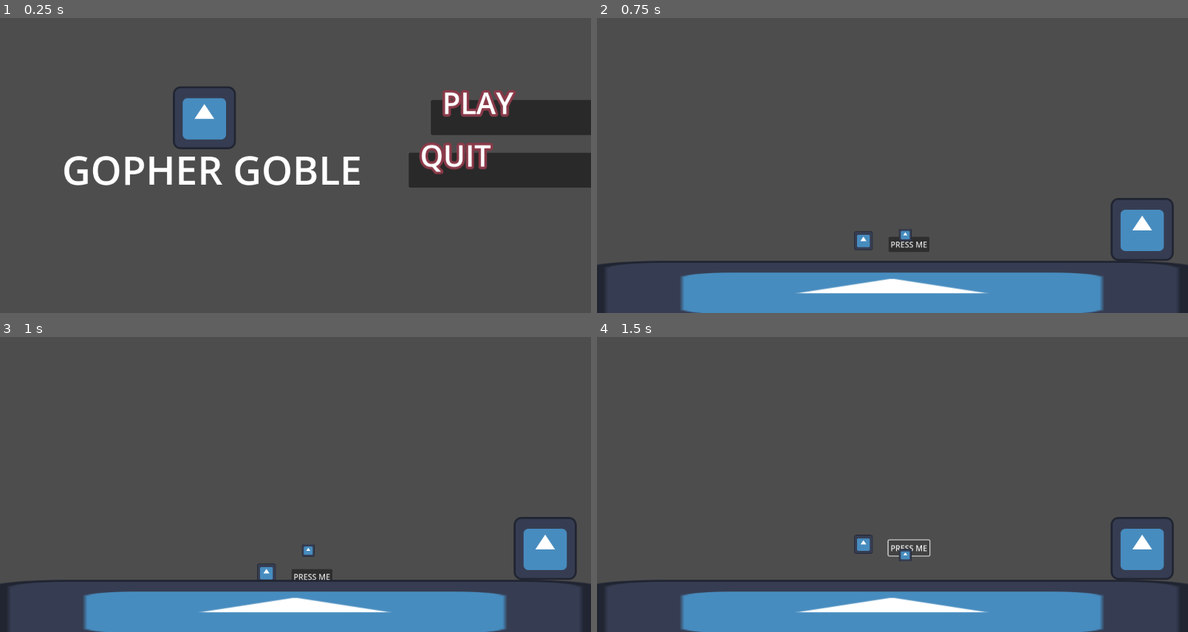
Above: before the commit, frames 1-4 (two rows, left to right).
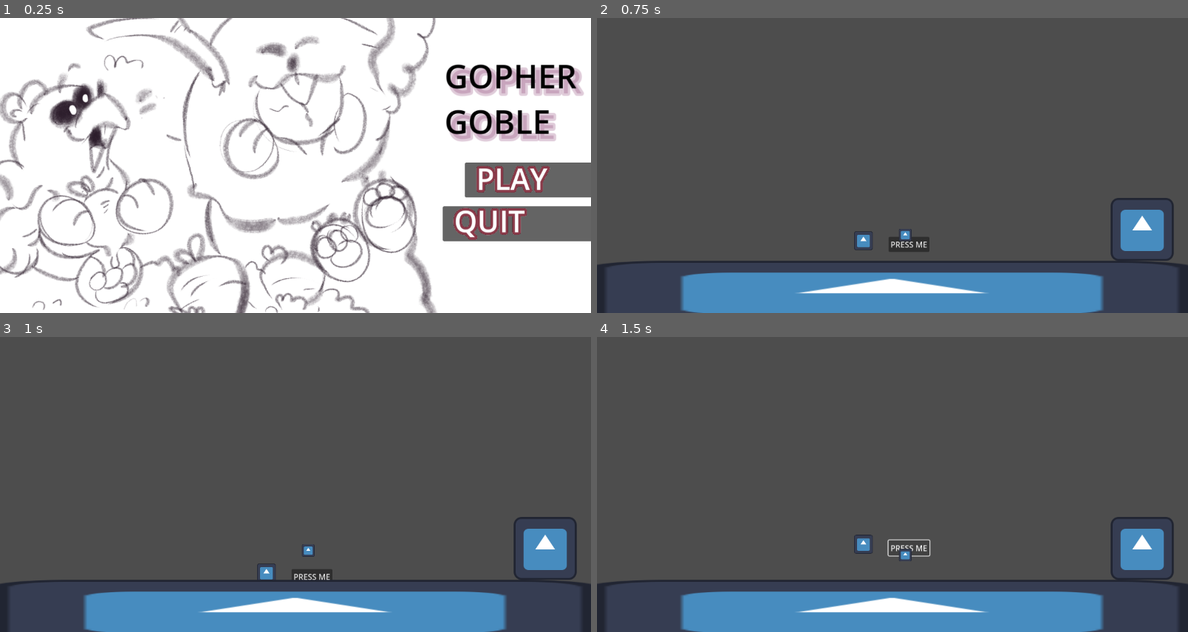
Above: after the commit, the same moments.

Repository: Kapioga/Gopher-Goble
Game: Godot game, scene res://Scenes/start_screen.tscn
The game is run twice, just before and just after one commit, with the same random seed, the same clock (stepped at 60 frames per second) and the same inputs. The engine's default icon, where the game draws it, is replaced by a stand-in: a white triangle on a blue panel in a dark square.
Inputs:
- Up to frame 1 (0.25 s): no input
- Up to frame 2 (0.75 s): click "PLAY" at 0.5 s
- Up to frame 3 (1 s): no input
- Up to frame 4 (1.5 s): click "PRESS ME" at 1.25 s

The runs differ from the first frame. In frame 1, 95% of the frame differs, in the area x 0-100%, y 0-100%; in frame 2, nothing differs; in frame 3, nothing differs; in frame 4, nothing differs.

Commit message:
Fixed node control issues

Diff:
--- a/Scenes/Game_Main.tscn
+++ b/Scenes/Game_Main.tscn
@@ -1,5 +1,6 @@
-[gd_scene load_steps=6 format=3 uid="uid://cu6ok5yyteb2j"]
+[gd_scene load_steps=7 format=3 uid="uid://cu6ok5yyteb2j"]
 
+[ext_resource type="Script" path="res://Scripts/Game_Main.gd" id="1_nodvi"]
 [ext_resource type="PackedScene" uid="uid://ba3pp6fceq343" path="res://Scenes/Player.tscn" id="2_rhvfy"]
 [ext_resource type="PackedScene" uid="uid://bnxg1bnc0uwse" path="res://Scenes/Vegetable.tscn" id="3_1isrd"]
 [ext_resource type="PackedScene" uid="uid://caqqaot1qaopc" path="res://Scenes/Platform.tscn" id="3_rcexr"]
@@ -7,6 +8,7 @@
 [ext_resource type="PackedScene" uid="uid://d3rjdb1ycdumj" path="res://temp_borders.tscn" id="5_prq3j"]
 
 [node name="GameMain" type="Node2D"]
+script = ExtResource("1_nodvi")
 
 [node name="Player" parent="." instance=ExtResource("2_rhvfy")]
 position = Vector2(541, 438)
--- a/Scenes/start_screen.gd
+++ b/Scenes/start_screen.gd
@@ -1,8 +1,25 @@
 extends Control
+
+#Variables
+@onready var animation_player = $Buttons/PlayButton/AnimationPlayer
+
+
+#PLAY Button
+func _on_play_button_mouse_entered():
+	animation_player.play("MenuWiggle")
+
+func _on_play_button_mouse_exited():
+	animation_player.stop()
+
+func _on_play_button_pressed():
+	get_tree().change_scene_to_file("res://Scenes/Game_Main.tscn")
+
+#QUIT Button
+func _on_quit_button_mouse_exited():
+	animation_player.stop()
 
 func _on_quit_button_pressed():
 	get_tree().quit()
 
-
-func _on_play_button_pressed():
-	get_tree().change_scene_to_file("res://Scenes/Game_Main.tscn")
+func _on_quit_button_mouse_entered():
+	animation_player.play("QuitButWiggle")
--- a/Scenes/start_screen.tscn
+++ b/Scenes/start_screen.tscn
@@ -1,15 +1,86 @@
-[gd_scene load_steps=5 format=3 uid="uid://gekie6itfhei"]
+[gd_scene load_steps=9 format=3 uid="uid://gekie6itfhei"]
 
-[ext_resource type="Texture2D" uid="uid://yjl2s5idrpga" path="res://icon.svg" id="1_hju1e"]
 [ext_resource type="Script" path="res://Scenes/start_screen.gd" id="1_nrq8w"]
+[ext_resource type="Texture2D" uid="uid://mp8ndbxat5co" path="res://Assets/Splashscreen/Splash screen Gopher.png" id="2_rql08"]
 
 [sub_resource type="LabelSettings" id="LabelSettings_ej6qv"]
-font_size = 80
+line_spacing = 1.0
+font_size = 65
+font_color = Color(0, 0, 0, 1)
+shadow_size = 20
+shadow_color = Color(0.470588, 0.133333, 0.364706, 0.231373)
+shadow_offset = Vector2(10, 10)
 
 [sub_resource type="LabelSettings" id="LabelSettings_8mmmm"]
 font_size = 60
 outline_size = 20
 outline_color = Color(0.541176, 0.227451, 0.286275, 1)
+
+[sub_resource type="Animation" id="Animation_p80m3"]
+resource_name = "MenuWiggle"
+loop_mode = 1
+tracks/0/type = "value"
+tracks/0/imported = false
+tracks/0/enabled = true
+tracks/0/path = NodePath(".:position")
+tracks/0/interp = 1
+tracks/0/loop_wrap = true
+tracks/0/keys = {
+"times": PackedFloat32Array(0, 0.5, 1),
+"transitions": PackedFloat32Array(1, 1, 1),
+"update": 0,
+"values": [Vector2(875, 167), Vector2(875, 151), Vector2(875, 167)]
+}
+
+[sub_resource type="Animation" id="Animation_da8cx"]
+length = 0.001
+tracks/0/type = "value"
+tracks/0/imported = false
+tracks/0/enabled = true
+tracks/0/path = NodePath(".:position")
+tracks/0/interp = 1
+tracks/0/loop_wrap = true
+tracks/0/keys = {
+"times": PackedFloat32Array(0),
+"transitions": PackedFloat32Array(1),
+"update": 0,
+"values": [Vector2(875, 167)]
+}
+tracks/1/type = "value"
+tracks/1/imported = false
+tracks/1/enabled = true
+tracks/1/path = NodePath("../QuitButton:position")
+tracks/1/interp = 1
+tracks/1/loop_wrap = true
+tracks/1/keys = {
+"times": PackedFloat32Array(0),
+"transitions": PackedFloat32Array(1),
+"update": 0,
+"values": [Vector2(830, 256)]
+}
+
+[sub_resource type="Animation" id="Animation_0pglj"]
+resource_name = "QuitButWiggle"
+loop_mode = 1
+tracks/0/type = "value"
+tracks/0/imported = false
+tracks/0/enabled = true
+tracks/0/path = NodePath("../QuitButton:position")
+tracks/0/interp = 1
+tracks/0/loop_wrap = true
+tracks/0/keys = {
+"times": PackedFloat32Array(0, 0.5, 1),
+"transitions": PackedFloat32Array(1, 1, 1),
+"update": 0,
+"values": [Vector2(830, 256), Vector2(830, 245), Vector2(830, 256)]
+}
+
+[sub_resource type="AnimationLibrary" id="AnimationLibrary_ktewy"]
+_data = {
+"MenuWiggle": SubResource("Animation_p80m3"),
+"QuitButWiggle": SubResource("Animation_0pglj"),
+"RESET": SubResource("Animation_da8cx")
+}
 
 [node name="StartScreen" type="Control"]
 layout_mode = 3
@@ -17,18 +88,21 @@
 script = ExtResource("1_nrq8w")
 
 [node name="Test Logo" type="Sprite2D" parent="."]
-position = Vector2(415, 203)
-texture = ExtResource("1_hju1e")
+position = Vector2(600, 298.5)
+scale = Vector2(1.015, 1.015)
+texture = ExtResource("2_rql08")
 
 [node name="Label" type="Label" parent="Test Logo"]
-offset_left = -289.0
-offset_top = 50.0
-offset_right = 320.0
-offset_bottom = 163.0
-text = "GOPHER GOBLE"
+offset_left = 297.537
+offset_top = -223.153
+offset_right = 607.537
+offset_bottom = 2.84729
+text = "GOPHER
+GOBLE"
 label_settings = SubResource("LabelSettings_ej6qv")
 
 [node name="Buttons" type="CanvasGroup" parent="."]
+position = Vector2(69, 127)
 
 [node name="PlayButton" type="Button" parent="Buttons"]
 anchors_preset = 15
@@ -45,20 +119,25 @@
 [node name="Label" type="Label" parent="Buttons/PlayButton"]
 layout_mode = 1
 offset_left = 23.0
-offset_top = -37.4413
-offset_right = 167.0
-offset_bottom = 48.5587
+offset_top = -9.85298
+offset_right = 169.0
+offset_bottom = 76.147
 text = "PLAY"
 label_settings = SubResource("LabelSettings_8mmmm")
+
+[node name="AnimationPlayer" type="AnimationPlayer" parent="Buttons/PlayButton"]
+libraries = {
+"": SubResource("AnimationLibrary_ktewy")
+}
 
 [node name="QuitButton" type="Button" parent="Buttons"]
 anchors_preset = 15
 anchor_right = 1.0
 anchor_bottom = 1.0
 offset_left = 830.0
-offset_top = 274.0
+offset_top = 256.0
 offset_right = 1230.0
-offset_bottom = 344.0
+offset_bottom = 326.0
 grow_horizontal = 2
 grow_vertical = 2
 scale = Vector2(1, 1.01492)
@@ -66,11 +145,15 @@
 [node name="Label" type="Label" parent="Buttons/QuitButton"]
 layout_mode = 1
 offset_left = 23.0
-offset_top = -37.4413
+offset_top = -12.8089
 offset_right = 167.0
-offset_bottom = 48.5587
+offset_bottom = 73.1911
 text = "QUIT"
 label_settings = SubResource("LabelSettings_8mmmm")
 
+[connection signal="mouse_entered" from="Buttons/PlayButton" to="." method="_on_play_button_mouse_entered"]
+[connection signal="mouse_exited" from="Buttons/PlayButton" to="." method="_on_play_button_mouse_exited"]
 [connection signal="pressed" from="Buttons/PlayButton" to="." method="_on_play_button_pressed"]
+[connection signal="mouse_entered" from="Buttons/QuitButton" to="." method="_on_quit_button_mouse_entered"]
+[connection signal="mouse_exited" from="Buttons/QuitButton" to="." method="_on_quit_button_mouse_exited"]
 [connection signal="pressed" from="Buttons/QuitButton" to="." method="_on_quit_button_pressed"]
--- a/Scripts/Game_Main.gd
+++ b/Scripts/Game_Main.gd
@@ -8,6 +8,9 @@
 
 # Called every frame. 'delta' is the elapsed time since the previous frame.
 func _process(delta):
-	pass
+	leavepan()
 
-func
+#Exits to splash screen
+func leavepan():
+	if Input.is_action_just_pressed("Exit"):
+		get_tree().change_scene_to_file("res://Scenes/start_screen.tscn")
--- a/project.godot
+++ b/project.godot
@@ -46,6 +46,11 @@
 , Object(InputEventKey,"resource_local_to_scene":false,"resource_name":"","device":-1,"window_id":0,"alt_pressed":false,"shift_pressed":false,"ctrl_pressed":false,"meta_pressed":false,"pressed":false,"keycode":0,"physical_keycode":83,"key_label":0,"unicode":115,"echo":false,"script":null)
 ]
 }
+Exit={
+"deadzone": 0.5,
+"events": [Object(InputEventKey,"resource_local_to_scene":false,"resource_name":"","device":-1,"window_id":0,"alt_pressed":false,"shift_pressed":false,"ctrl_pressed":false,"meta_pressed":false,"pressed":false,"keycode":0,"physical_keycode":4194305,"key_label":0,"unicode":0,"echo":false,"script":null)
+]
+}
 
 [rendering]
 
Binary file added: Assets/Splashscreen/Splash screen Gopher.png
Not shown, added: Assets/Splashscreen/Splash screen Gopher.png.import
Not shown, added: Planning/Lil mouse dude.png.import
Not shown, added: Planning/Splash screen Gopher.png.import
Not shown, changed: Planning/Lil mouse dude.clip
Not shown, added: Planning/Splash screen Gopher.clip
